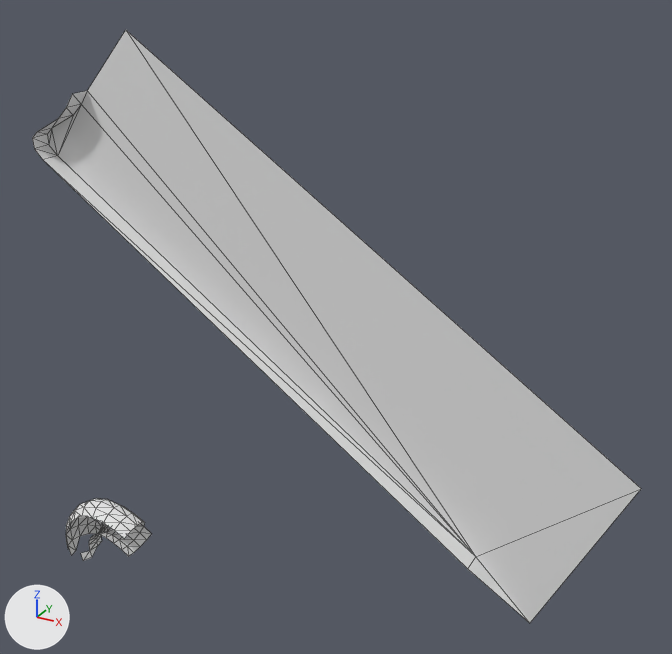
An edit to the OBJ model DarkChaos-Dev/gameitems/Primitive.LM_L_LH9_Parts.obj, drawn before and after from the same camera.
Before and after are seen from a 50 mm camera at (326.0, -295.0, 752.0) aimed at (219.0, -101.0, 655.0). The axes (+X, +Y, +Z) are drawn at lower left. The lights are the same throughout. Mesh edges are drawn as thin lines. Where no turn or scale is listed for an object, it has been applied to the vertices. Vertices at the same position are counted once.

Names of what the first picture shows: 'LM_L_LH9_Parts'.
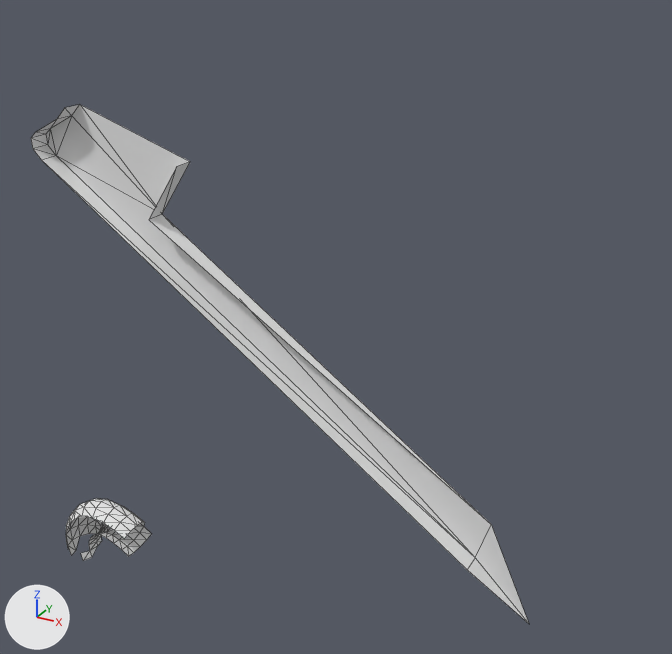
Changed parts and their boxes (x1, y1, x2, y2) in the pictures (672 x 654 px; the box of a moved part takes in the faces that stretch with it):
'LM_L_LH9_Parts', reshaped (18% narrower, 12% shorter): before (32, 30, 641, 623); after (31, 104, 529, 624)
part 1 of me_lm_l_lh9_parts, moved or reshaped: before (58, 30, 641, 623); after (57, 105, 529, 623)

The change, as a diff of the scene's bpy script:
```diff
--- a/DarkChaos-Dev/gameitems/Primitive.LM_L_LH9_Parts.obj.py
+++ b/DarkChaos-Dev/gameitems/Primitive.LM_L_LH9_Parts.obj.py
@@ me_lm_l_lh9_parts @@
 # used by ob_lm_l_lh9_parts; location = (0.0, 0.0, 0.0)
-me_lm_l_lh9_parts.from_pydata(...)  # 129 vertices, 200 faces; spans x 122.0..299.0, y -123.0..-98.0, z 565.0..725.0
+me_lm_l_lh9_parts.from_pydata(...)  # 130 vertices, 201 faces; spans x 122.0..276.0, y -123.0..-98.0, z 565.0..704.0
+# me_lm_l_lh9_parts part 1
+# 4 vertices are removed from x 139.0..299.0, y -104.0..-98.0, z 629.0..725.0
+# 8 faces are deleted
+# 5 vertices are added at (162.0, -98.0, 676.0), (173.0, -98.0, 693.0), (173.0, -104.0, 693.0), (162.0, -104.0, 676.0), (264.0, -98.0, 607.0)
+# 9 new faces join them
```
